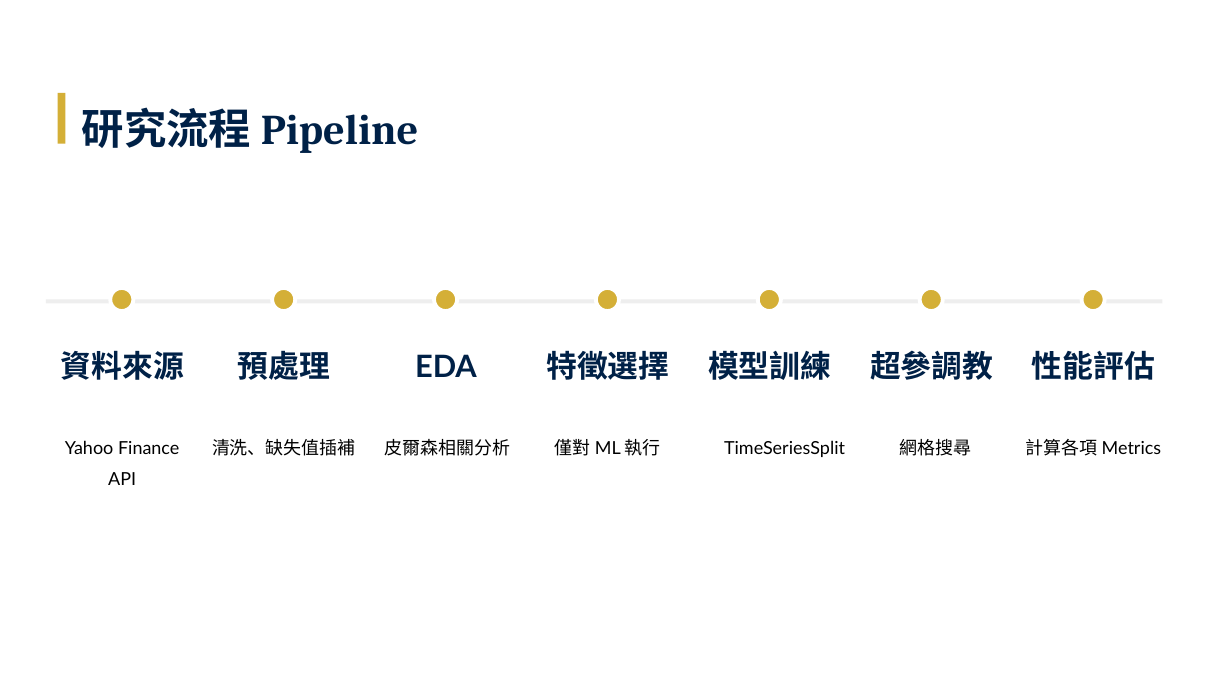
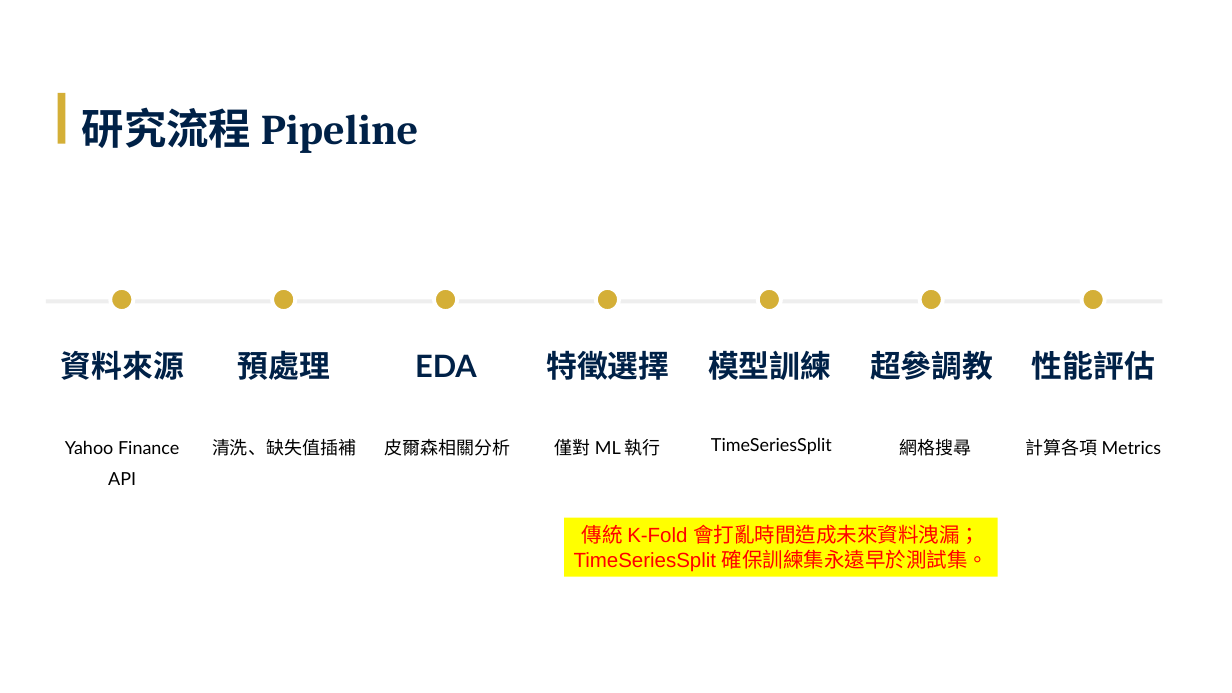
Before and after one commit to Tzu-Lin/ETF-AI-Project, a slide deck: slide 11 of 林子瑜-LLM_ETF.pptx. Drawn at 1232x693 pixels with LibreOffice and Linux fonts; fonts in the diff are those of the drawing. Boxes give left, top, right and bottom in pixels: in the first picture for what was removed or moved away, otherwise in the second. Text is boxed around its words. In the diff, an @@ line names an element or a change of style, - is before the commit and + after.

```diff
--- a/林子瑜-LLM_ETF.pptx
+++ b/林子瑜-LLM_ETF.pptx
@@ text "TimeSeriesSplit": place and size @@
-text "TimeSeriesSplit" at <box>724,440,845,457</box>
+text "TimeSeriesSplit" at <box>711,437,832,454</box>
@@ rectangle added at <box>564,518,997,577</box>, fill #FFFF00, 16 pt, text #FF0000 @@
+傳統 K-Fold 會打亂時間造成未來資料洩漏；TimeSeriesSplit 確保訓練集永遠早於測試集。
```
Also in this commit, not shown: 12 other slides changed, 5 other files.
